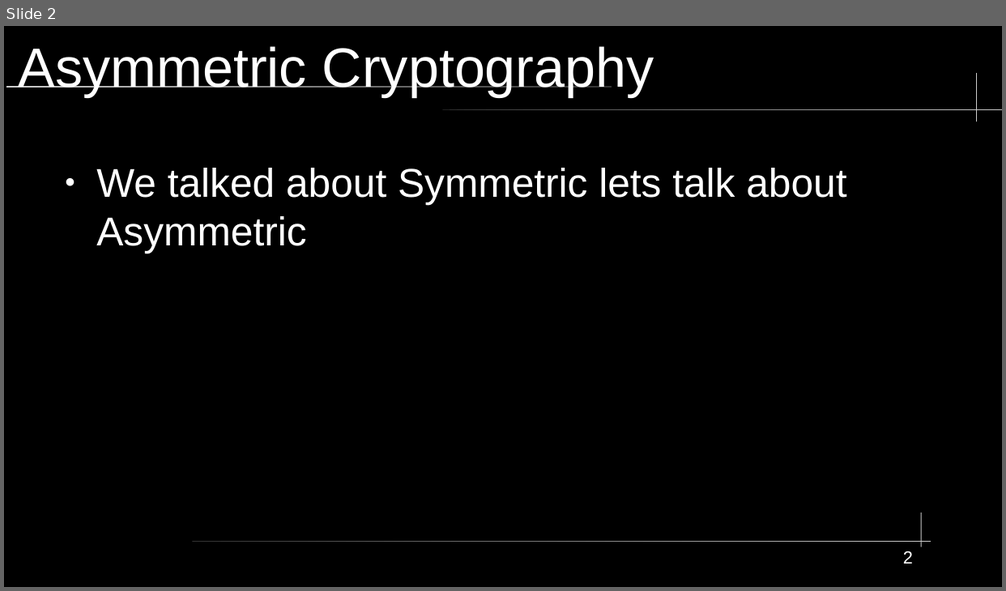
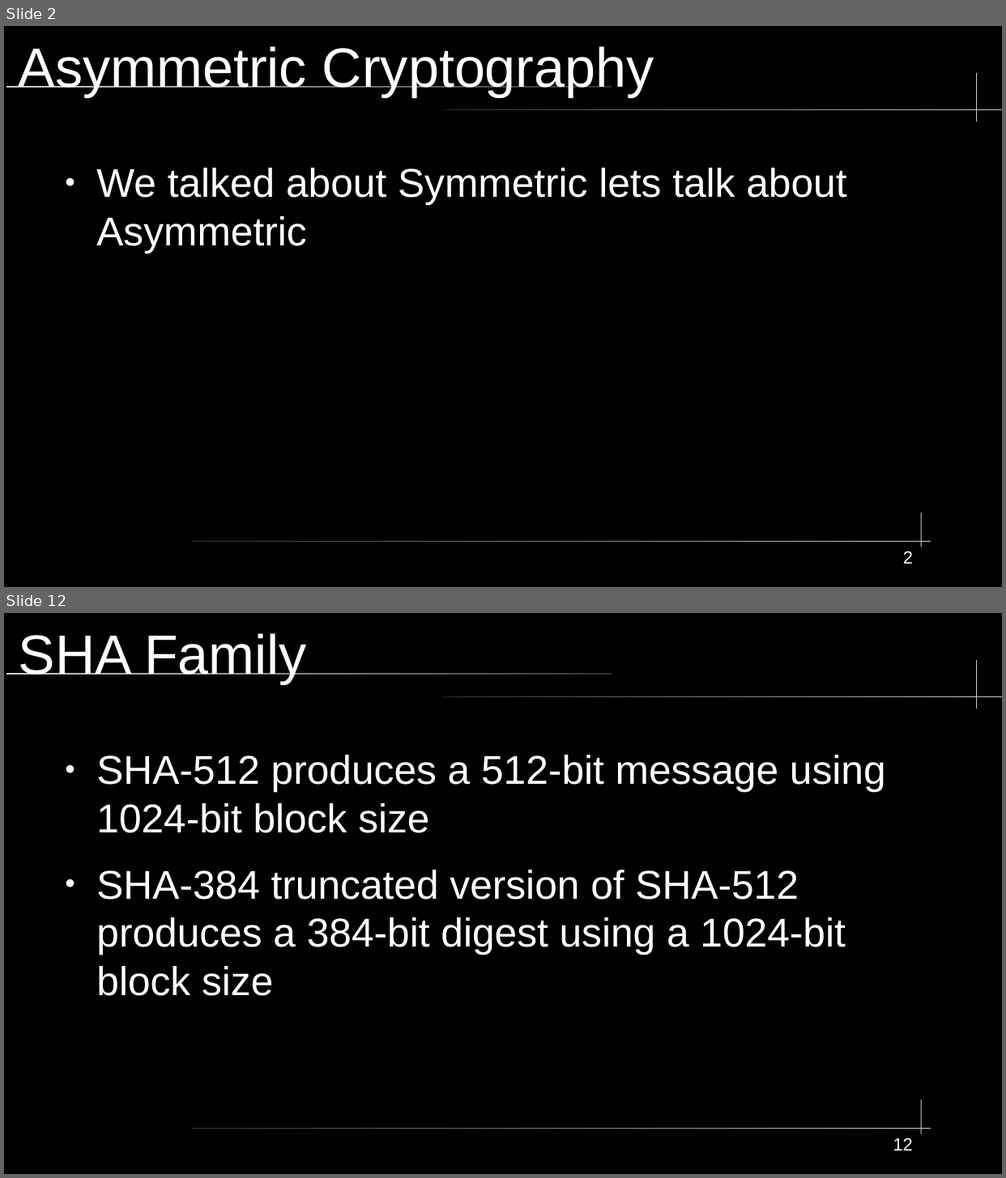
Before and after one commit to City-Colleges-of-Chicago-Cybersecurity/COMPSFI-214, a slide deck: 2026/Spring/powerpoints/Chapter-07-PKI-and-Cryptographic-Applications.odp. Shown one above the other, each under a label of ours: slide 2 before the commit, slides 2 and 12 after it; the slides between them are not shown. The pictures are 1006x591 and 1006x1178 pixels, drawn with LibreOffice and Linux fonts; fonts in the diff are those of the drawing. Boxes give left, top, right and bottom in pixels: in the first picture for what was removed or moved away, otherwise in the second. Text is boxed around its words. In the diff, an @@ line names an element or a change of style, - is before the commit and + after.

```diff
--- a/2026/Spring/powerpoints/Chapter-07-PKI-and-Cryptographic-Applications.odp
+++ b/2026/Spring/powerpoints/Chapter-07-PKI-and-Cryptographic-Applications.odp
@@ slide 12 added at [4,613,1002,1174], background #000000; not listed: 5 template elements that a slide beside it also shows @@
@@ title added at [19,633,307,684], 44 pt, text #FFFFFF @@
+SHA Family
@@ text added at [96,755,886,996], 32 pt, text #FFFFFF @@
+● SHA-512 produces a 512-bit message using 1024-bit block size
+● SHA-384 truncated version of SHA-512 produces a 384-bit digest using a 1024-bit block size
@@ page number added at [893,1139,913,1151], 14 pt, text #FFFFFF @@
+12
```
Also in this commit, not shown: 1 slide changed, 24 other slides added, 8 other files.
